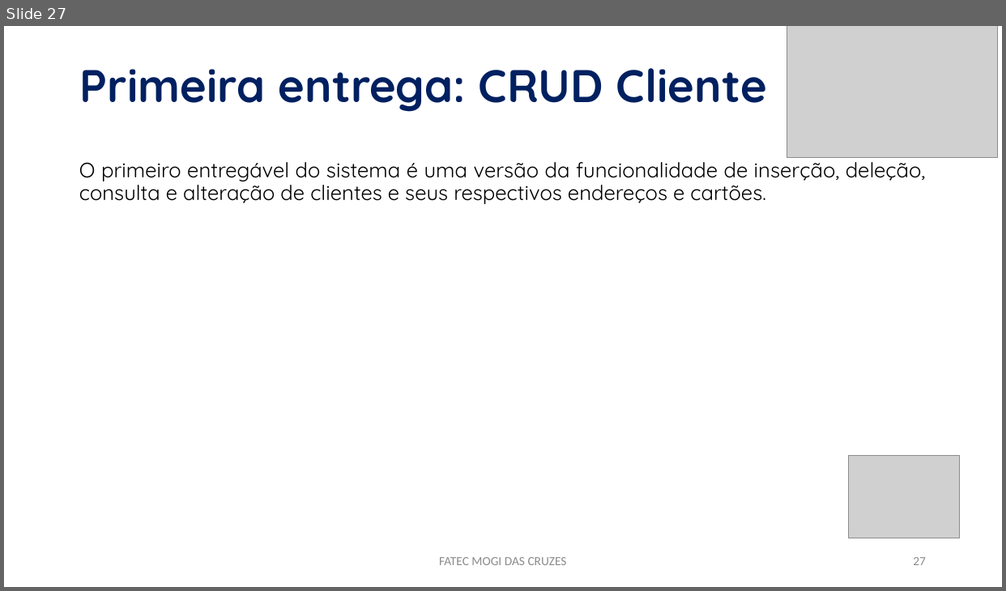
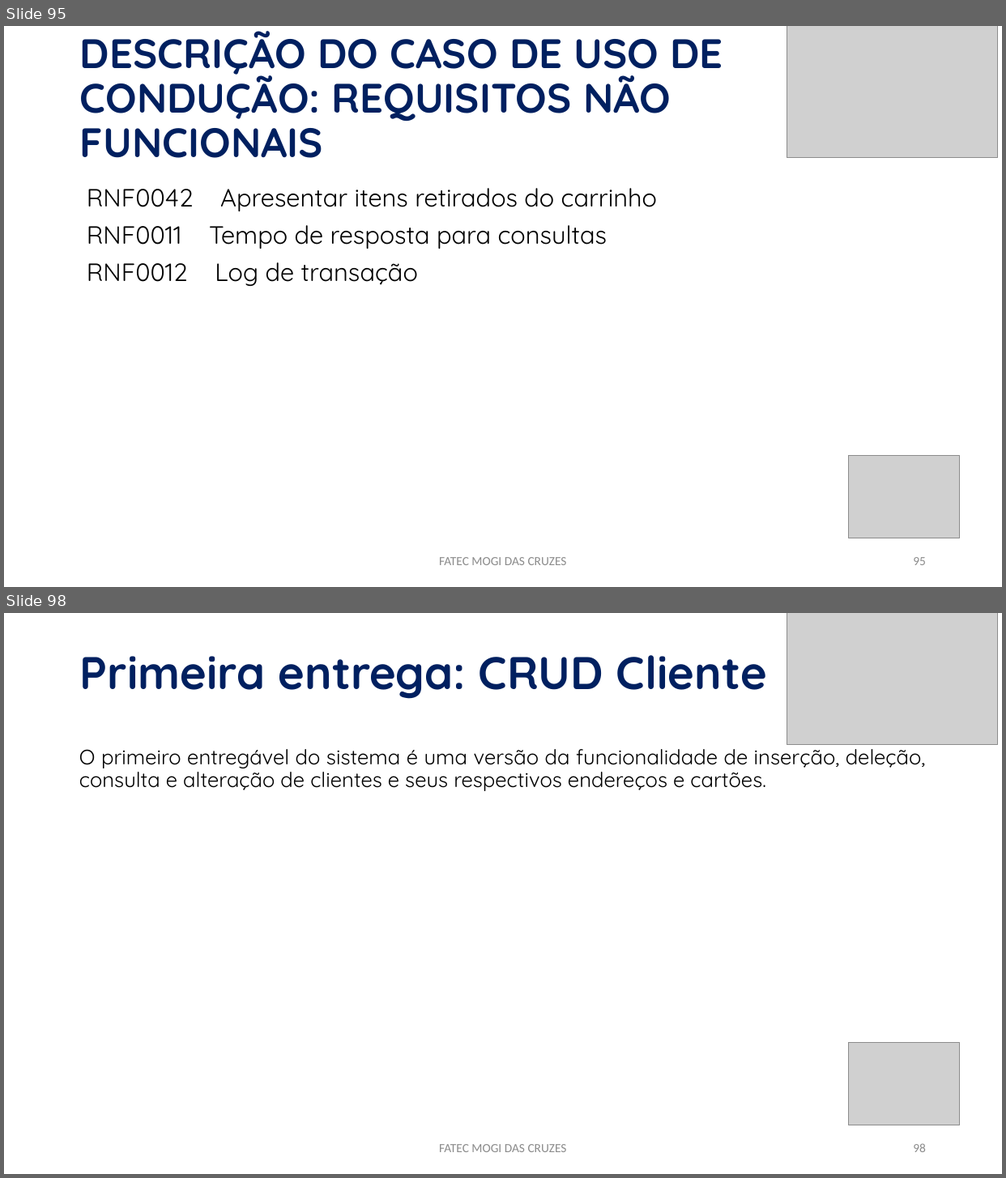
Before and after one commit to PabloLuiz1/buiatchaka-jogos, a slide deck: APRESENTAÇÃO.pptx. Shown one above the other, each under a label of ours: slide 27 before the commit, slides 95 and 98 after it; the slides between them are not shown. The pictures are 1006x591 and 1006x1178 pixels, drawn with LibreOffice and Linux fonts; fonts in the diff are those of the drawing; grey boxes stand for pictures. Boxes give left, top, right and bottom in pixels: in the first picture for what was removed or moved away, otherwise in the second. Text is boxed around its words. In the diff, an @@ line names an element or a change of style, - is before the commit and + after.

```diff
--- a/APRESENTAÇÃO.pptx
+++ b/APRESENTAÇÃO.pptx
@@ slide 95 added at (x1=4, y1=26, x2=1002, y2=587), background #FFFFFF @@
@@ title added at (x1=80, y1=31, x2=722, y2=158), 39.6 pt, text #002060, bold @@
+DESCRIÇÃO DO CASO DE USO DE CONDUÇÃO: REQUISITOS NÃO
+FUNCIONAIS
@@ picture added at (x1=787, y1=26, x2=997, y2=158) @@
@@ text added at (x1=87, y1=188, x2=657, y2=286), 24 pt, text #000000 @@
+RNF0042 Apresentar itens retirados do carrinho
+RNF0011 Tempo de resposta para consultas
+RNF0012 Log de transação
@@ picture added at (x1=849, y1=456, x2=959, y2=538) @@
@@ text added at (x1=439, y1=557, x2=567, y2=565), 12 pt, text #8C8C8C @@
+FATEC MOGI DAS CRUZES
@@ page number added at (x1=913, y1=557, x2=926, y2=565), 12 pt, text #8C8C8C @@
+95
@@ what was slide 27 is now slide 98 @@
@@ page number at (x1=913, y1=1144, x2=926, y2=1152): text changed @@
-27
+98
```
Also in this commit, not shown: 2 slides changed, 74 other slides added, 27 other files.
